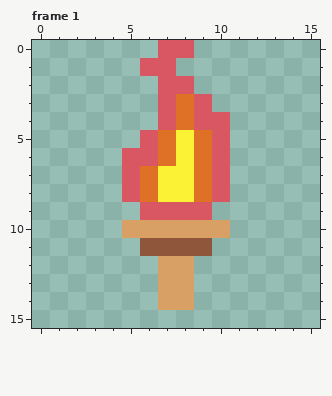
Pixel-art file, stored at client/tiles/torch.aseprite. Above: the version before the commit.
16x16 pixels, 1 frame. Shown: frame 1. The commit also changed other frames, which this record leaves out.
Once edited:
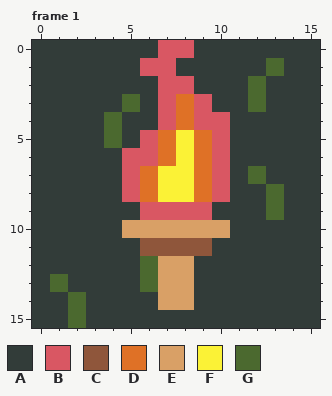
Palette (. is transparent): A #323c39  B #d95763  C #8f563b  D #df7126  E #d9a066  F #fbf236  G #4b692f
Diff:
{"change": "layer \"Layer 2\" now shown"}
{"where": "frame 1, layer \"Layer 2\""}
{"frame":1,"y":0,"x":0,"old":".......","new":"AAAAAAA"}
{"frame":1,"y":0,"x":9,"old":".......","new":"AAAAAAA"}
{"frame":1,"y":1,"x":0,"old":"......","new":"AAAAAA"}
{"frame":1,"y":1,"x":8,"old":"........","new":"AAAAAGAA"}
{"frame":1,"y":2,"x":0,"old":".......","new":"AAAAAAA"}
{"frame":1,"y":2,"x":9,"old":".......","new":"AAAGAAA"}
{"frame":1,"y":3,"x":0,"old":".......","new":"AAAAAGA"}
{"frame":1,"y":3,"x":10,"old":"......","new":"AAGAAA"}
{"frame":1,"y":4,"x":0,"old":".......","new":"AAAAGAA"}
{"frame":1,"y":4,"x":11,"old":".....","new":"AAAAA"}
{"frame":1,"y":5,"x":0,"old":"......","new":"AAAAGA"}
{"frame":1,"y":5,"x":11,"old":".....","new":"AAAAA"}
{"frame":1,"y":6,"x":0,"old":".....","new":"AAAAA"}
{"frame":1,"y":6,"x":11,"old":".....","new":"AAAAA"}
{"frame":1,"y":7,"x":0,"old":".....","new":"AAAAA"}
{"frame":1,"y":7,"x":11,"old":".....","new":"AGAAA"}
{"frame":1,"y":8,"x":0,"old":".....","new":"AAAAA"}
{"frame":1,"y":8,"x":11,"old":".....","new":"AAGAA"}
{"frame":1,"y":9,"x":0,"old":"......","new":"AAAAAA"}
{"frame":1,"y":9,"x":10,"old":"......","new":"AAAGAA"}
{"frame":1,"y":10,"x":0,"old":".....","new":"AAAAA"}
{"frame":1,"y":10,"x":11,"old":".....","new":"AAAAA"}
{"frame":1,"y":11,"x":0,"old":"......","new":"AAAAAA"}
{"frame":1,"y":11,"x":10,"old":"......","new":"AAAAAA"}
{"frame":1,"y":12,"x":0,"old":".......","new":"AAAAAAG"}
{"frame":1,"y":12,"x":9,"old":".......","new":"AAAAAAA"}
{"frame":1,"y":13,"x":0,"old":".......","new":"AGAAAAG"}
{"frame":1,"y":13,"x":9,"old":".......","new":"AAAAAAA"}
{"frame":1,"y":14,"x":0,"old":".......","new":"AAGAAAA"}
{"frame":1,"y":14,"x":9,"old":".......","new":"AAAAAAA"}
{"frame":1,"y":15,"x":0,"old":"................","new":"AAGAAAAAAAAAAAAA"}
{"label":"added","picture_box":[32,40,320,328]}
